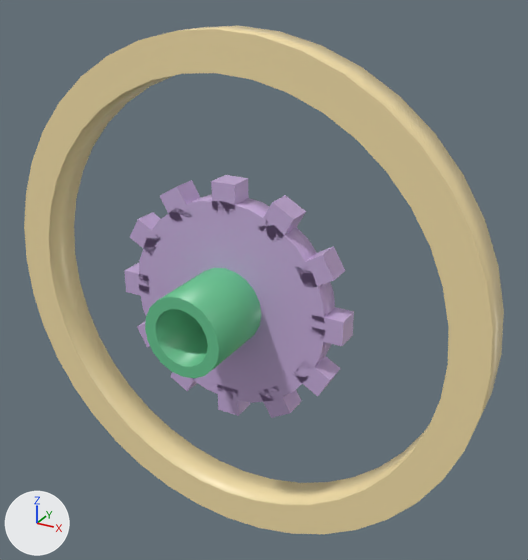
Two versions of the Blender file assets/source/obstacle-kit.blend, one commit apart.
Camera for both pictures: a 50 mm camera at (3.88, -6.32, 3.5) aimed at (0.26, 0.25, 0.22). Every picture has the same lights, and +X, +Y and +Z are marked at lower left. The picture after the commit comes second.

Before the edit, the objects in view are built like this:
```python
me_gear = bpy.data.meshes.new('Gear')
me_gear.from_pydata(...)  # 192 vertices, 168 faces; spans x -1.39..1.39, y -0.14..0.14, z -1.39..1.39
me_gear.materials.append(mat_gearlilac)  # purple #c8addd
me_pipestraight = bpy.data.meshes.new('PipeStraight')
me_pipestraight.from_pydata(...)  # 80 vertices, 80 faces; spans x -0.45..0.45, y -1.0..1.0, z -0.45..0.45
me_pipestraight.materials.append(mat_pipegreen)  # green #69c793
me_ringmodule = bpy.data.meshes.new('RingModule')
me_ringmodule.from_pydata(...)  # 160 vertices, 160 faces; spans x -2.9..2.9, y -0.23..0.23, z -2.9..2.9
me_ringmodule.materials.append(mat_warmmetal)  # beige #f6e1aa
ob_gear = bpy.data.objects.new('Gear', me_gear)
ob_gear.location = (0.0, 0.0, 0.0)
ob_pipestraight = bpy.data.objects.new('PipeStraight', me_pipestraight)
ob_pipestraight.location = (0.0, 0.0, 0.0)
ob_ringmodule = bpy.data.objects.new('RingModule', me_ringmodule)
ob_ringmodule.location = (0.0, 0.0, 0.0)
```
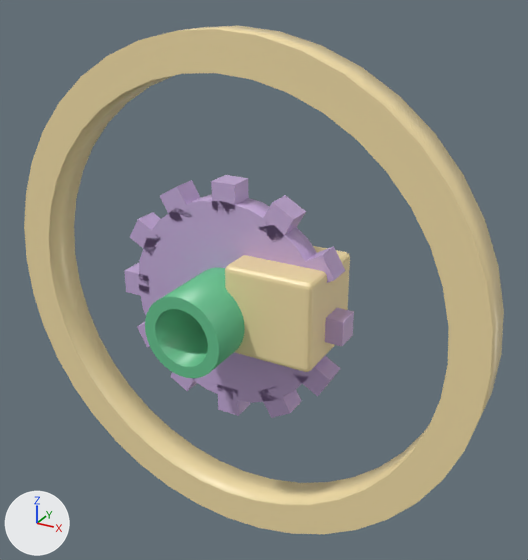
The change in detail:
Mesh me_cube_013 is new.
It has 96 vertices, 98 faces and spans x -0.5..0.5, y -0.5..0.5, z -0.5..0.5.
It uses material mat_warmmetal (beige #f6e1aa).
Object 'RoundedPanel' (ob_roundedpanel) is new; it shows me_cube_013.
Its location is (0.7, 0.0, 0.15).

Location of each change, [x1, y1, x2, y2] in pixels of the pictures (528 x 560 px):
'RoundedPanel', added (beige)
    after: [225, 246, 350, 372]
